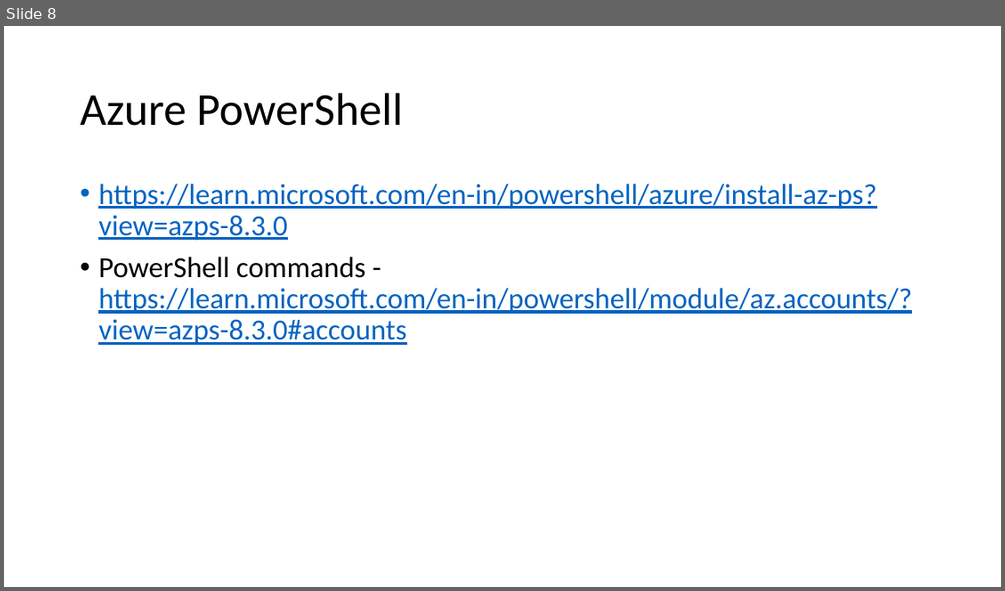
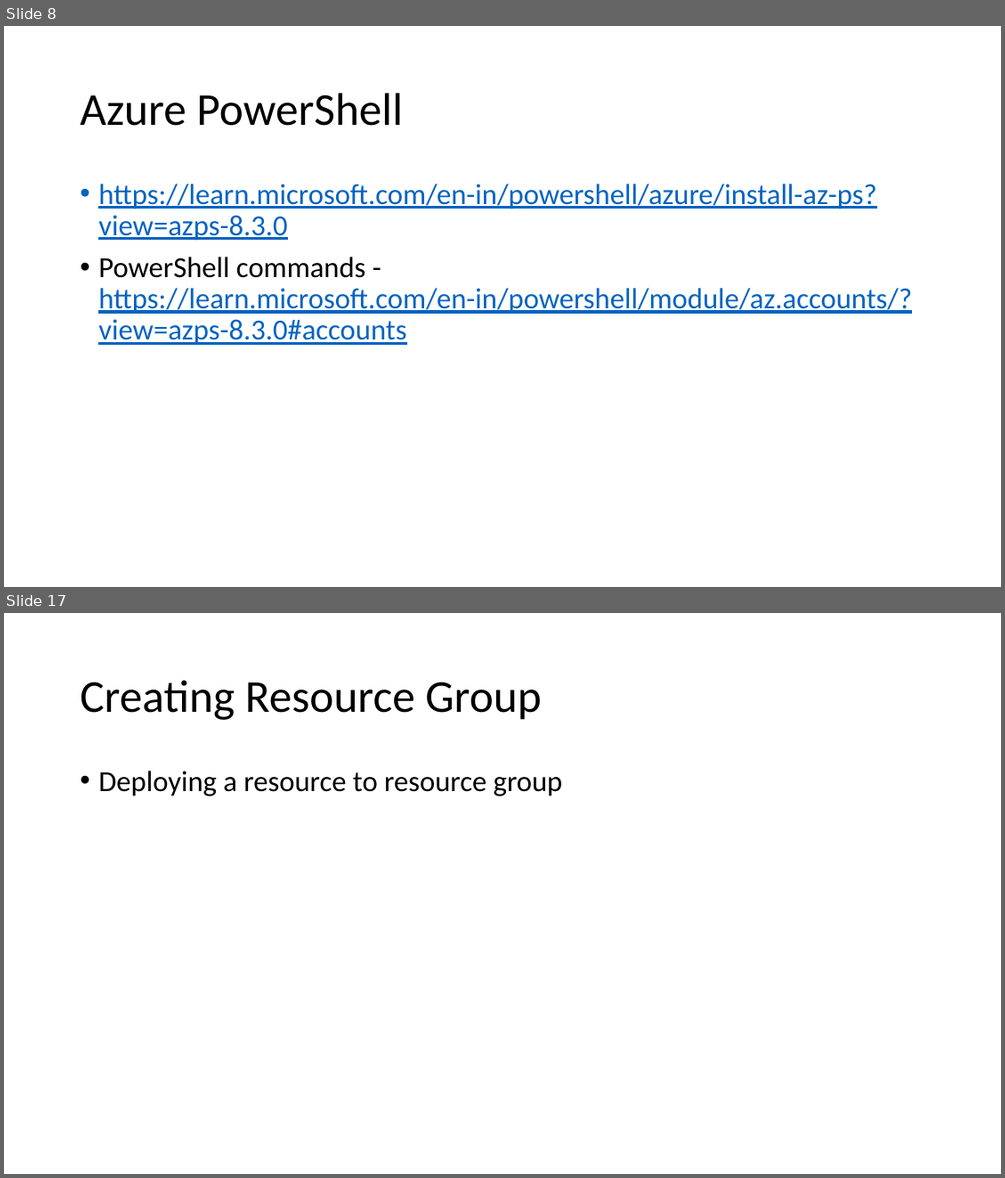
Before and after one commit to ayushrathi15/03June-AZ104, a slide deck: Azure Administration.pptx. Shown one above the other, each under a label of ours: slide 8 before the commit, slides 8 and 17 after it; the slides between them are not shown. The pictures are 1005x591 and 1005x1178 pixels, drawn with LibreOffice and Linux fonts; fonts in the diff are those of the drawing. Boxes give left, top, right and bottom in pixels: in the first picture for what was removed or moved away, otherwise in the second. Text is boxed around its words. In the diff, an @@ line names an element or a change of style, - is before the commit and + after.

```diff
--- a/Azure Administration.pptx
+++ b/Azure Administration.pptx
@@ slide 17 added at box(4, 613, 1001, 1174), background #FFFFFF @@
@@ title added at box(80, 680, 541, 720), 44 pt, text #000000 @@
+Creating Resource Group
@@ text added at box(98, 771, 563, 796), 28 pt, text #000000 @@
+• Deploying a resource to resource group
```
Also in this commit, not shown: 11 other slides added.
